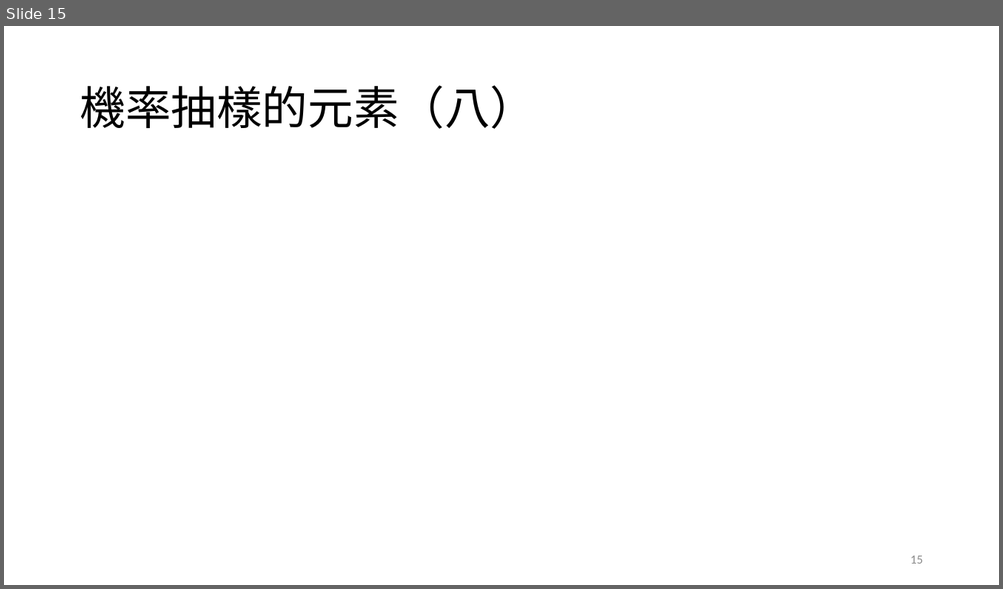
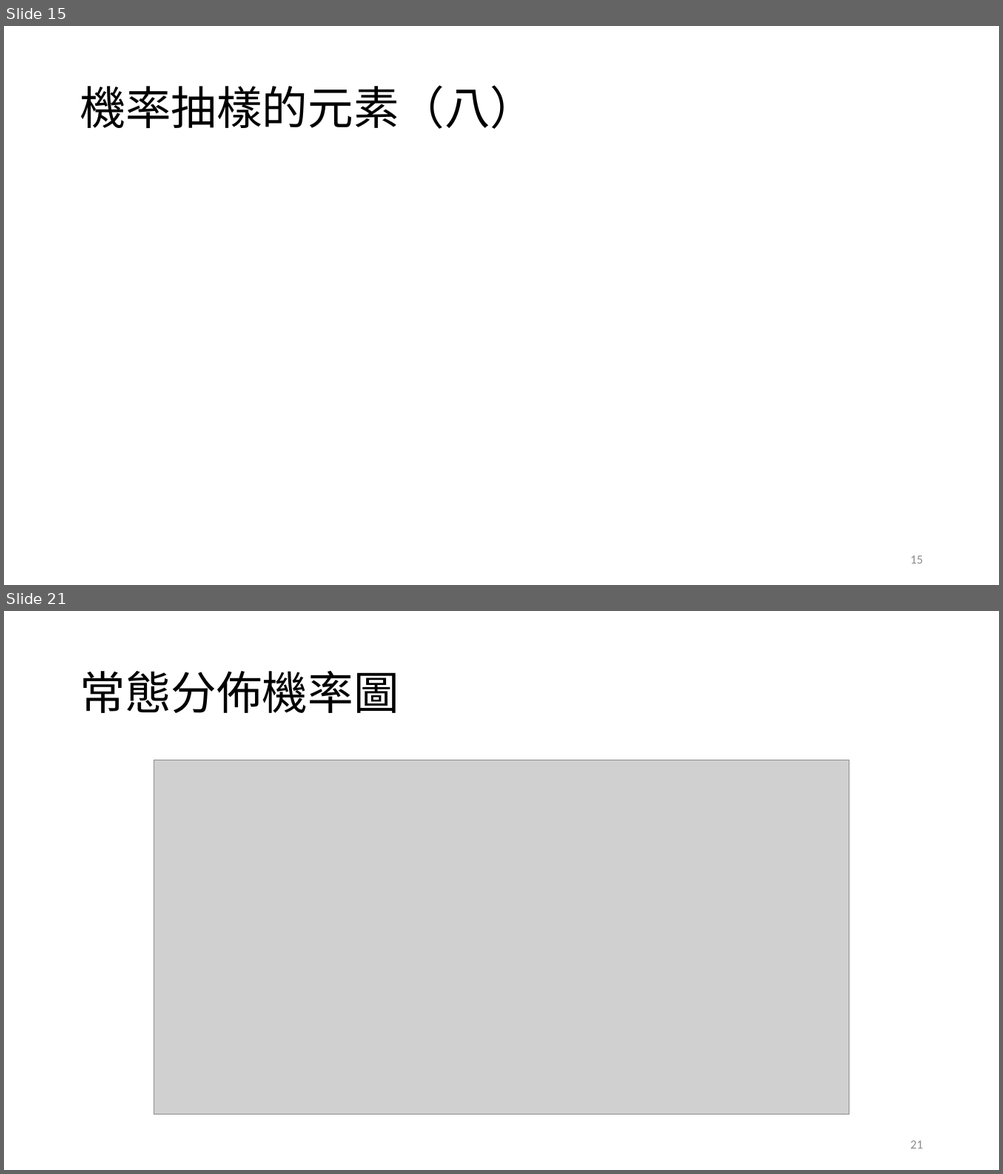
Before and after one commit to TsaiChiahung/PublicOpinion2026, a slide deck: 投影片/民意與調查Week5.pptx. Shown one above the other, each under a label of ours: slide 15 before the commit, slides 15 and 21 after it; the slides between them are not shown. The pictures are 1003x589 and 1003x1174 pixels, drawn with LibreOffice and Linux fonts; fonts in the diff are those of the drawing; grey boxes stand for pictures. Boxes give left, top, right and bottom in pixels: in the first picture for what was removed or moved away, otherwise in the second. Text is boxed around its words. In the diff, an @@ line names an element or a change of style, - is before the commit and + after.

```diff
--- a/投影片/民意與調查Week5.pptx
+++ b/投影片/民意與調查Week5.pptx
@@ slide 21 added at (4, 611, 999, 1170), background #FFFFFF @@
@@ title added at (79, 671, 398, 713), 44 pt, text #000000 @@
+常態分佈機率圖
@@ picture added at (154, 760, 849, 1116) @@
@@ page number added at (910, 1141, 922, 1149), 12 pt, text #8C8C8C @@
+21
```
Also in this commit, not shown: 1 slide changed, 9 other slides added.
